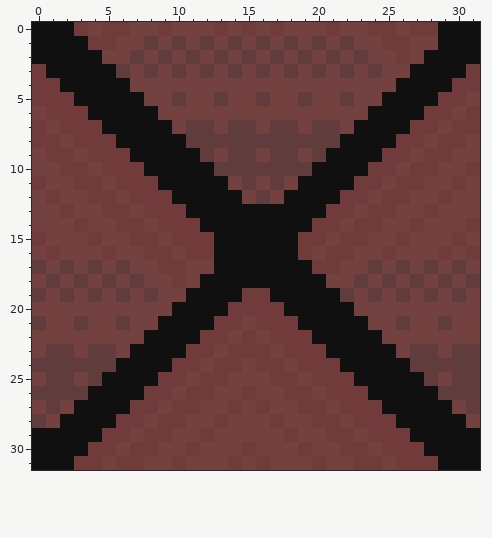
Two versions of one pixel-art file, sprites/tileable_roof.aseprite. Above is the file before it was changed.
32x32 pixels, 1 frame.
The result:
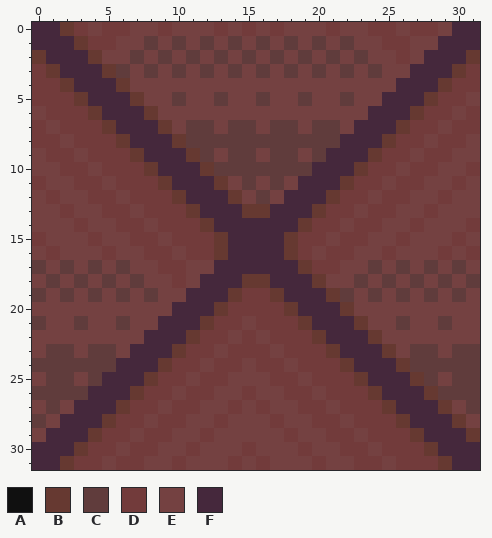
Palette (. is transparent): A #101010  B #663931  C #603c3c  D #723b3b  E #744141  F #45283c
Changes in this commit:
Colour A becomes colour B in row 0 at x 2; in row 1 at x 3; in row 2 at x 0, 4 and 31; in row 3 at x 1, 5 and 30; in row 4 at x 2, 6 and 29; in row 5 at x 3, 7 and 28.
Colour A becomes colour B in row 6 at x 4, 8 and 27; in row 7 at x 5, 9 and 26; in row 8 at x 6, 10 and 25; in row 9 at x 7, 11 and 24; in row 10 at x 8, 12 and 23; in row 11 at x 9, 13 and 22.
Colour A becomes colour B in row 12 at x 10, 14 and 21; in row 13 at x 11, 15 to 16 and 20; in row 14 at x 12 and 19; in rows 15 to 16 at x 13 and 18; in row 17 at x 19; in row 18 at x 15 to 16 and 20.
Colour A becomes colour B in row 19 at x 14, 17 and 21; in row 20 at x 13, 18 and 22; in row 21 at x 12, 19 and 23; in row 22 at x 11, 20 and 24; in row 23 at x 10, 21 and 25; in row 24 at x 9, 22 and 26.
Colour A becomes colour B in row 25 at x 8, 23 and 27; in row 26 at x 7, 24 and 28; in row 27 at x 6, 25 and 29; in row 28 at x 5, 26 and 30; in row 29 at x 4, 27 and 31; in row 30 at x 3 and 28.
Colour A becomes colour B in row 31 at x 2 and 29.
Colour A becomes colour E in row 0 at x 29; in row 29 at x 0.
Colour A becomes colour F in row 0 at x 0 to 1 and 30 to 31; in row 1 at x 0 to 2 and 29 to 31; in row 2 at x 1 to 3 and 28 to 30; in row 3 at x 2 to 4 and 27 to 29; in row 4 at x 3 to 5 and 26 to 28; in row 5 at x 4 to 6 and 25 to 27.
Colour A becomes colour F in row 6 at x 5 to 7 and 24 to 26; in row 7 at x 6 to 8 and 23 to 25; in row 8 at x 7 to 9 and 22 to 24; in row 9 at x 8 to 10 and 21 to 23; in row 10 at x 9 to 11 and 20 to 22; in row 11 at x 10 to 12 and 19 to 21.
Colour A becomes colour F in row 12 at x 11 to 13 and 18 to 20; in row 13 at x 12 to 14 and 17 to 19; in row 14 at x 13 to 18; in rows 15 to 16 at x 14 to 17; in row 17 at x 13 to 18; in row 18 at x 12 to 14 and 17 to 19.
Colour A becomes colour F in row 19 at x 11 to 13 and 18 to 20; in row 20 at x 10 to 12 and 19 to 21; in row 21 at x 9 to 11 and 20 to 22; in row 22 at x 8 to 10 and 21 to 23; in row 23 at x 7 to 9 and 22 to 24; in row 24 at x 6 to 8 and 23 to 25.
Colour A becomes colour F in row 25 at x 5 to 7 and 24 to 26; in row 26 at x 4 to 6 and 25 to 27; in row 27 at x 3 to 5 and 26 to 28; in row 28 at x 2 to 4 and 27 to 29; in row 29 at x 1 to 3 and 28 to 30; in row 30 at x 0 to 2 and 29 to 31.
Colour A becomes colour F in row 31 at x 0 to 1 and 30 to 31.
Where, in picture pixels (left, top, right, bottom), the same in both pictures:
changed: (32, 22, 480, 470)
